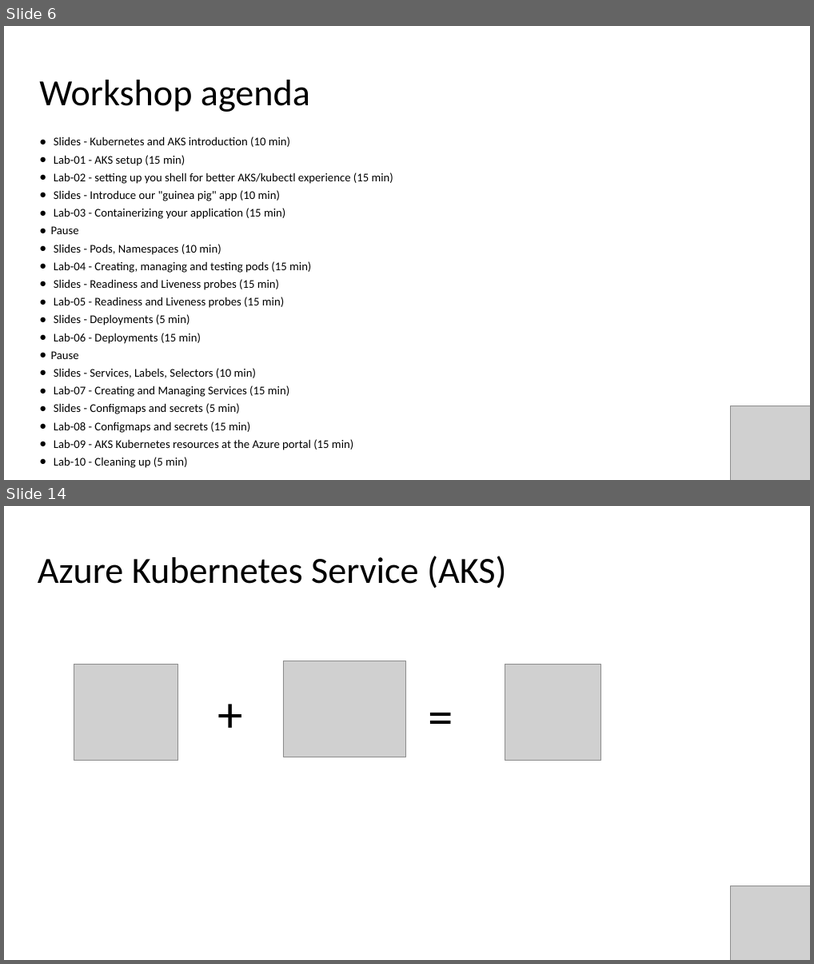
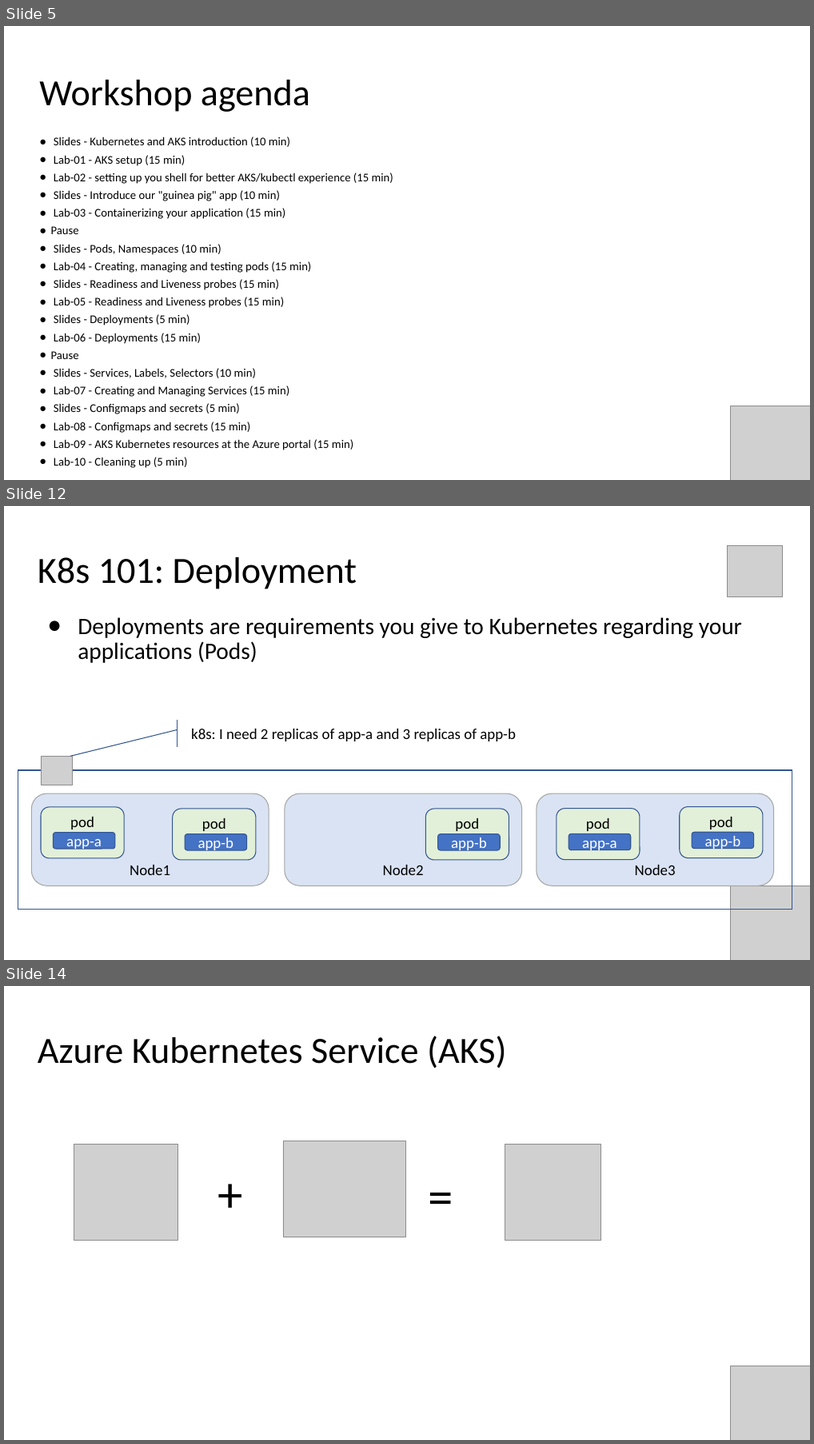
Before and after one commit to evgenyb/aks-workshops, a slide deck: 01-aks-and-k8s-101/slides/Introduction to AKS.pptx. Shown one above the other, each under a label of ours: slides 6 and 14 before the commit, slides 5, 12 and 14 after it; the slides between them are not shown. The pictures are 814x964 and 814x1444 pixels, drawn with LibreOffice and Linux fonts; fonts in the diff are those of the drawing; grey boxes stand for pictures. Boxes give left, top, right and bottom in pixels: in the first picture for what was removed or moved away, otherwise in the second. Text is boxed around its words. In the diff, an @@ line names an element or a change of style, - is before the commit and + after.

```diff
--- a/01-aks-and-k8s-101/slides/Introduction to AKS.pptx
+++ b/01-aks-and-k8s-101/slides/Introduction to AKS.pptx
@@ slide 12 added at (x1=4, y1=506, x2=810, y2=960), background #FFFFFF @@
@@ picture added at (x1=727, y1=545, x2=783, y2=596) @@
@@ title added at (x1=38, y1=557, x2=357, y2=589), 44 pt, text #000000 @@
+K8s 101: Deployment
@@ text added at (x1=78, y1=617, x2=742, y2=663), 28 pt, text #000000 @@
+● Deployments are requirements you give to Kubernetes regarding your applications (Pods)
@@ accent callout added at (x1=186, y1=720, x2=641, y2=747), outline #325491 1 pt, 18 pt, text #000000 @@
+k8s: I need 2 replicas of app-a and 3 replicas of app-b
@@ picture added at (x1=41, y1=756, x2=72, y2=785) @@
@@ rectangle added at (x1=18, y1=770, x2=793, y2=909), outline #325491 1 pt @@
@@ rounded rectangle added at (x1=31, y1=793, x2=269, y2=885), fill #DAE3F3, outline #A5A5A5 1 pt, 18 pt, text #000000 @@
+Node1
@@ rounded rectangle added at (x1=285, y1=793, x2=522, y2=885), fill #DAE3F3, outline #A5A5A5 1 pt, 18 pt, text #000000 @@
+Node2
@@ rounded rectangle added at (x1=537, y1=793, x2=774, y2=885), fill #DAE3F3, outline #A5A5A5 1 pt, 18 pt, text #000000 @@
+Node3
@@ rounded rectangle added at (x1=41, y1=807, x2=124, y2=858), fill #E2F0D9, outline #325491 1 pt, 18 pt, text #000000 @@
+pod
@@ rounded rectangle added at (x1=173, y1=808, x2=256, y2=860), fill #E2F0D9, outline #325491 1 pt, 18 pt, text #000000 @@
+pod
@@ rounded rectangle added at (x1=426, y1=808, x2=509, y2=860), fill #E2F0D9, outline #325491 1 pt, 18 pt, text #000000 @@
+pod
@@ rounded rectangle added at (x1=557, y1=808, x2=641, y2=860), fill #E2F0D9, outline #325491 1 pt, 18 pt, text #000000 @@
+pod
@@ rounded rectangle added at (x1=680, y1=807, x2=763, y2=858), fill #E2F0D9, outline #325491 1 pt, 18 pt, text #000000 @@
+pod
@@ rounded rectangle added at (x1=53, y1=832, x2=115, y2=848), fill #4472C4, outline #325491 1 pt, 18 pt, text #FFFFFF @@
+app-a
@@ rounded rectangle added at (x1=185, y1=834, x2=247, y2=850), fill #4472C4, outline #325491 1 pt, 18 pt, text #FFFFFF @@
+app-b
@@ rounded rectangle added at (x1=438, y1=834, x2=501, y2=850), fill #4472C4, outline #325491 1 pt, 18 pt, text #FFFFFF @@
+app-b
@@ rounded rectangle added at (x1=569, y1=833, x2=631, y2=850), fill #4472C4, outline #325491 1 pt, 18 pt, text #FFFFFF @@
+app-a
@@ rounded rectangle added at (x1=693, y1=832, x2=754, y2=848), fill #4472C4, outline #325491 1 pt, 18 pt, text #FFFFFF @@
+app-b
@@ picture added at (x1=731, y1=885, x2=810, y2=960) @@
@@ what was slide 6 is now slide 5 @@
```
Also in this commit, not shown: 2 slides changed, 7 other slides added, 8 slides removed, 1 other file.
